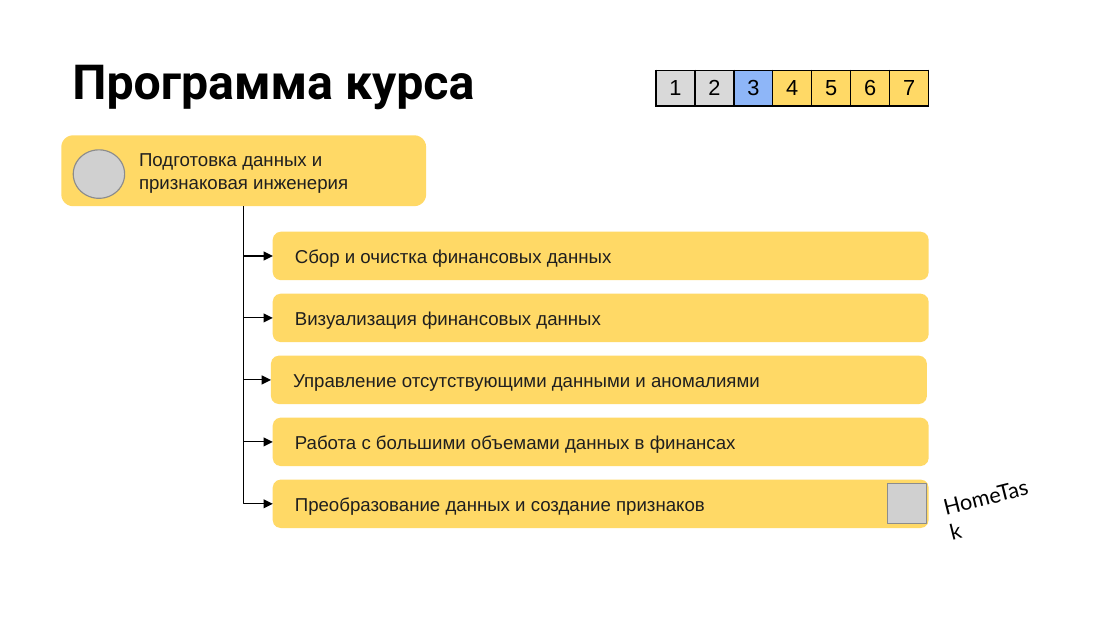
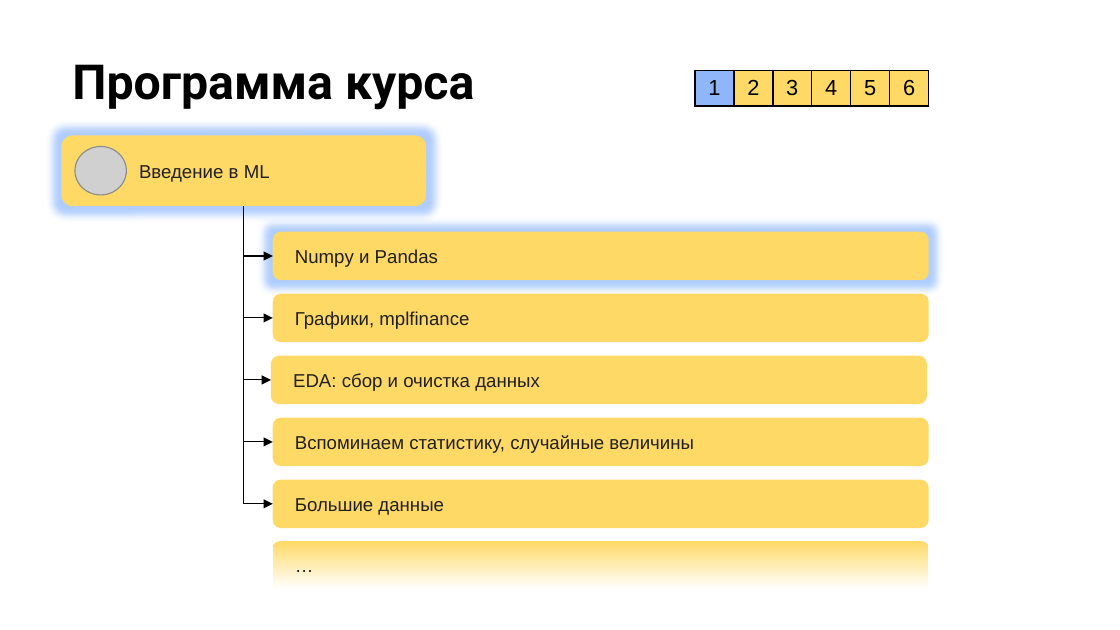
Before and after one commit to stureiko/Otus_lectures, a slide deck: slide 12 of FinML/01 - Intro/Presentation/01 - Intro.pptx (slide 14 before the commit). Drawn at 1120x630 pixels with LibreOffice and Linux fonts; fonts in the diff are those of the drawing; grey boxes stand for pictures; background and template pictures are left out. Boxes give left, top, right and bottom in pixels: in the first picture for what was removed or moved away, otherwise in the second. Text is boxed around its words. In the diff, an @@ line names an element or a change of style, - is before the commit and + after.

```diff
--- a/FinML/01 - Intro/Presentation/01 - Intro.pptx
+++ b/FinML/01 - Intro/Presentation/01 - Intro.pptx
@@ table at [696, 71, 931, 108] @@
-column 7: 7
@@ table: place and size @@
-table at [656, 71, 931, 108]
+table at [696, 71, 931, 108]
@@ text in rounded rectangle at [139, 165, 270, 182]: text changed @@
-Подготовка данных и признаковая инженерия
+Введение в ML
@@ text in rounded rectangle at [295, 249, 438, 267]: text changed @@
-Сбор и очистка финансовых данных
+Numpy и Pandas
@@ text in rounded rectangle at [295, 311, 469, 329]: text changed @@
-Визуализация финансовых данных
+Графики, mplfinance
@@ text in rounded rectangle at [293, 373, 540, 391]: text changed @@
-Управление отсутствующими данными и аномалиями
+EDA: сбор и очистка данных
@@ text in rounded rectangle at [295, 435, 694, 453]: text changed @@
-Работа с большими объемами данных в финансах
+Вспоминаем статистику, случайные величины
@@ text removed at [929, 464, 1049, 529] @@
-HomeTask
@@ text in rounded rectangle at [295, 498, 444, 515]: text changed @@
-Преобразование данных и создание признаков
+Большие данные
@@ picture removed at [887, 484, 926, 523] @@
@@ rounded rectangle added at [273, 541, 930, 589], fill gradient #FFD966 to #FFFFFF, 12 pt, text #1F1F1F @@
+…
```
Also in this commit, not shown: 8 other slides changed, 10 slides added, 9 slides removed, 44 other files.
